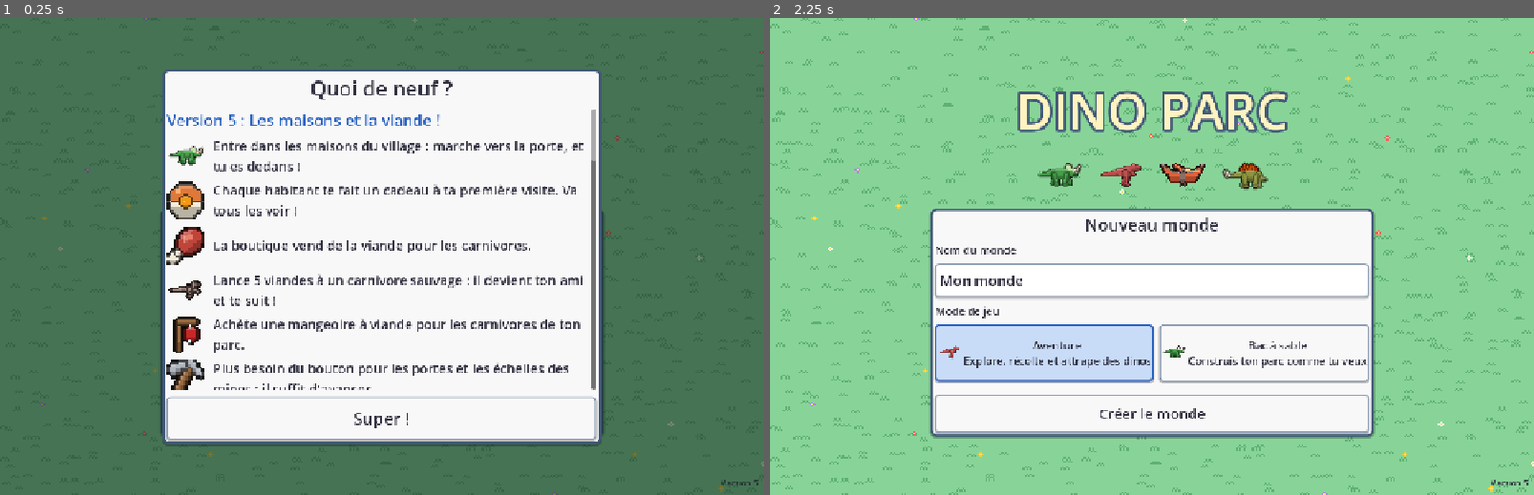
Above: before the commit, frames 1-2 (left to right).
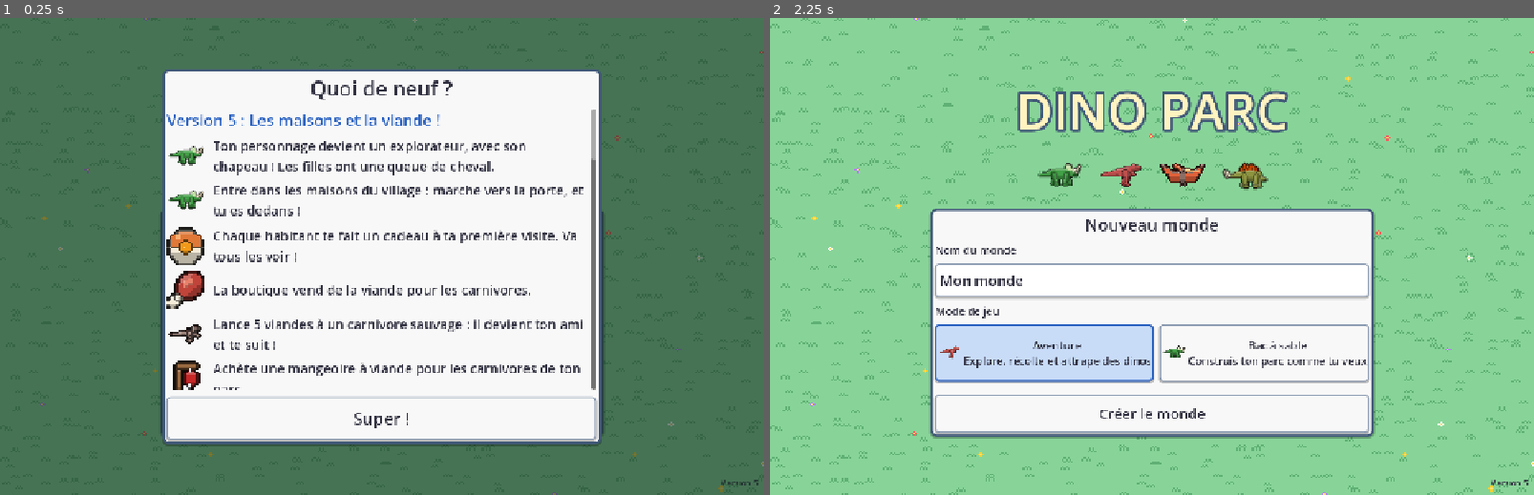
Above: after the commit, the same moments.

Repository: kevindjf/dino-parc
Game: Godot game, scene res://main.tscn
The game is run twice, just before and just after one commit, with the same random seed, the same clock (stepped at 60 frames per second) and the same inputs.
Inputs:
- Up to frame 1 (0.25 s): no input
- Up to frame 2 (2.25 s): click "Aventure Explore, récolte et …" at 0.5 s; click "Bac à sable Construis ton par…" at 1.25 s; click "Créer le monde" at 2 s

The runs differ from the first frame. In frame 1, 6.1% of the frame differs, in the area x 21-78%, y 25-78%; in frame 2, nothing differs.

Commit message:
feat: redraw the player as a little explorer with a bush hat
Bigger 16 x 24 pixel art in the style of the reference sheets: bush hat, shirt
with a pocket, shorts, white socks and red sneakers, 4 walking frames in each
direction, and a ponytail for the long style. The creator offers the hat colour
for everyone; old characters with a cap keep its colour on their hat.

Co-Authored-By: Claude Opus 5.5 (1M context) <noreply@anthropic.com>

Diff:
--- a/scripts/art.gd
+++ b/scripts/art.gd
@@ -858,6 +858,197 @@
 		if colors.get("style", "") == "long":
 			_stamp(image, Vector2i(0, 4), LONG_HAIR[direction], palette)
 		return ImageTexture.create_from_image(image))
+
+
+# --- The hero: a little explorer with a bush hat ------------------------------------------
+# Bigger than the other people (16 x 24 pixels, feet at the bottom center): a big head under a
+# bush hat, a shirt with a pocket, shorts, white socks and red sneakers, 4 walking frames.
+# colors: skin, hair, shirt, pants, hat, and style: "short" hair, or "long" (a ponytail).
+# Letters: o outline, H/h/K hat/brim/band, R/r hair, s/S skin, e eye, w white, m mouth, b blush,
+# B hair tie, c/C shirt, p/P shorts, k socks, n sneakers.
+
+const KHAKI := Color("a08a70")
+
+const HERO_SIDE_HEAD := [
+	"....oooooo......",
+	"...oHHHHHHoo....",
+	"..oHHHHHHHHHo...",
+	"..oHHHHHHHHHo...",
+	"..oKKKKKKKKKKo..",
+	".ohhhhhhhhhhhhho",
+	".ooRRRRRRssssoo.",
+	"..oRRRRRsswesso.",
+	"..oRRRRSsswesso.",
+	"..oRRRRRssssssso",
+	"...oRRRsssssmo..",
+	"....oooossssoo..",
+]
+
+const HERO_SIDE_ARMS := {
+	"hang": [".....occccco....", "....occcccco....", "....occCcCco....", "....occCcCco....", "....occcssco...."],
+	"front": [".....occccco....", "....occccccco...", "....occccoCcso..", "....occcco.osso.", "....occcco..oo.."],
+	"back": [".....occccco....", "...oocccccco....", "..osCoccccco....", ".osso.occcco....", "..oo..occcco...."],
+}
+
+const HERO_SIDE_SHORTS := [
+	"....opppppPo....",
+	"....opppppPo....",
+]
+
+const HERO_SIDE_LEGS := {
+	"together": [".....oso.oso....", ".....oko.oko....", ".....oko.oko....", ".....onnnonnno..", ".....oooooooo..."],
+	"apart": ["....oso..oso....", "...oso....oso...", "...oko....oko...", "..onnno...onnno.", "..ooooo...ooooo."],
+}
+
+# Seen from the front and the back: the left half, mirrored.
+
+const HERO_FRONT_HEAD := [
+	".....ooo",
+	"....oHHH",
+	"...oHHHH",
+	"...oHHHH",
+	"...oKKKK",
+	".ohhhhhh",
+	".ooRRRRR",
+	"..oRssss",
+	"..oRsess",
+	"..oRsess",
+	"..oRbssm",
+	"...oosss",
+]
+
+const HERO_BACK_HEAD := [
+	".....ooo",
+	"....oHHH",
+	"...oHHHH",
+	"...oHHHH",
+	"...oKKKK",
+	".ohhhhhh",
+	".ooRRRRR",
+	"..oRRRRR",
+	"..oRRRRR",
+	"..oRRRRR",
+	"..orRRRR",
+	"...oorrs",
+]
+
+const HERO_FRONT_BODY := [
+	"....ocCs",
+	"...occcc",
+	"..oCcccc",
+	"..oscccc",
+	"..osoccc",
+	"....oppp",
+	"....oppp",
+]
+
+const HERO_BACK_BODY := [
+	"....occc",
+	"...occcc",
+	"..oCcccc",
+	"..oscccc",
+	"..osoccc",
+	"....oppp",
+	"....oppp",
+]
+
+const HERO_LEGS := [
+	"....osso",
+	"....okko",
+	"....okko",
+	"...onnno",
+	"...ooooo",
+]
+
+# The ponytail ("long" style), drawn over the rest from a row ("." keeps what is there).
+
+const HERO_SIDE_TAIL := [
+	"..B.............",
+	"oRRo............",
+	"oRRo............",
+	"oRro............",
+	".oRo............",
+	"..o.............",
+]
+
+const HERO_FRONT_TAIL := [
+	"................",
+	".oRo........oRo.",
+	".oRo........oRo.",
+	".oRo........oRo.",
+	".oRo........oRo.",
+	"..o..........o..",
+]
+
+const HERO_BACK_TAIL := [
+	".......BB.......",
+	"......oRRo......",
+	"......oRRo......",
+	"......oRro......",
+	".......oo.......",
+	"................",
+]
+
+
+static func hero(direction: String, frame: int, colors: Dictionary) -> Texture2D:
+	frame = frame % 4
+	var key := "hero:%s:%d:%s" % [direction, frame, colors.values()]
+	return cached(key, func() -> Texture2D:
+		var long: bool = colors.get("style", "") == "long"
+		var rows: Array = []
+		if direction == "side":
+			rows = HERO_SIDE_HEAD + HERO_SIDE_ARMS[["hang", "front", "hang", "back"][frame]] + HERO_SIDE_SHORTS \
+				+ HERO_SIDE_LEGS["together" if frame % 2 == 0 else "apart"]
+			if long:
+				rows = _over(rows, 6, HERO_SIDE_TAIL)
+		else:
+			var front := direction == "down"
+			var legs := _mirror(HERO_LEGS)
+			# Walking towards us or away: one foot up, then the other.
+			if frame == 1:
+				legs = _lift(legs, 0)
+			elif frame == 3:
+				legs = _lift(legs, 8)
+			rows = _mirror(HERO_FRONT_HEAD if front else HERO_BACK_HEAD) + _mirror(HERO_FRONT_BODY if front else HERO_BACK_BODY) + legs
+			if long:
+				rows = _over(rows, 6, HERO_FRONT_TAIL) if front else _over(rows, 8, HERO_BACK_TAIL)
+		var hat: Color = colors.get("hat", KHAKI)
+		var palette := {
+			"o": OUTLINE, "H": hat, "h": hat.darkened(0.12), "K": hat.darkened(0.55),
+			"R": colors.hair, "r": colors.hair.darkened(0.25), "s": colors.skin, "S": colors.skin.darkened(0.2),
+			"e": Color("2a1a10"), "w": Color.WHITE, "m": Color("c0505a"), "b": Color("f4a0a0"), "B": Color("2a8adf"),
+			"c": colors.shirt, "C": colors.shirt.darkened(0.2), "p": colors.pants, "P": colors.pants.darkened(0.25),
+			"k": Color("f4f4f4"), "n": Color("e53935"),
+		}
+		var image := Image.create(16, 24, false, Image.FORMAT_RGBA8)
+		_stamp(image, Vector2i.ZERO, rows, palette)
+		return ImageTexture.create_from_image(image))
+
+
+static func _mirror(half: Array) -> Array:
+	return half.map(func(row: String) -> String: return row + row.reverse())
+
+
+# Draws `over` on `rows` from the row `top`; "." keeps what is there.
+static func _over(rows: Array, top: int, over: Array) -> Array:
+	rows = rows.duplicate()
+	for i in over.size():
+		var row: String = rows[top + i]
+		for x in over[i].length():
+			if over[i][x] != ".":
+				row[x] = over[i][x]
+		rows[top + i] = row
+	return rows
+
+
+# The leg in the 8 columns from `left` one pixel higher.
+static func _lift(legs: Array, left: int) -> Array:
+	var out := []
+	for y in legs.size():
+		var row: String = legs[y]
+		var below: String = legs[y + 1] if y + 1 < legs.size() else ".".repeat(16)
+		out.append(row.substr(0, left) + below.substr(left, 8) + row.substr(left + 8))
+	return out
 
 
 const RANGER := {"hair": Color("5a3a1a"), "skin": Color("f1c27d"), "shirt": Color("d8c080"), "pants": Color("6d5a3a"), "hat": Color("4f7a2a")}
--- a/scripts/creator.gd
+++ b/scripts/creator.gd
@@ -9,17 +9,16 @@
 
 const SKINS := ["ffdbac", "f1c27d", "e0ac69", "c68642", "8d5524"]
 const HAIRS := ["2a1a10", "5a3a1a", "a0602a", "e8c860", "c04020", "202020", "f0f0f0", "7050c0"]
-const CLOTHES := ["e53935", "fb8c00", "fdd835", "43a047", "1e88e5", "8e24aa", "ec407a", "f5f5f5", "37474f"]
-const PANTS := ["37474f", "3a5a9a", "6d5a3a", "2e7d32", "c62828"]
-const STYLES := [["short", "Courts"], ["long", "Longs"], ["cap", "Casquette"]]
+const CLOTHES := ["a08a70", "e53935", "fb8c00", "fdd835", "43a047", "1e88e5", "8e24aa", "ec407a", "f5f5f5", "37474f"]
+const PANTS := ["6d5a3a", "37474f", "3a5a9a", "2e7d32", "c62828"]
+const STYLES := [["short", "Courts"], ["long", "Queue de cheval"]]
 
 var look := {
-	"name": "", "skin": Color("f1c27d"), "hair": Color("5a3a1a"), "shirt": Color("e53935"),
-	"pants": Color("3a5a9a"), "style": "short", "cap": Color("1e88e5"),
+	"name": "", "skin": Color("f1c27d"), "hair": Color("5a3a1a"), "shirt": Color("a08a70"),
+	"pants": Color("6d5a3a"), "style": "short", "cap": Color("a08a70"),
 }
 var previews: Array[TextureRect] = []
 var name_edit: LineEdit
-var cap_row: Control
 var time := 0.0
 
 
@@ -79,9 +78,9 @@
 	_swatches(right, "Peau", SKINS, "skin")
 	_styles(right)
 	_swatches(right, "Cheveux", HAIRS, "hair")
-	cap_row = _swatches(right, "Casquette", CLOTHES, "cap")
-	_swatches(right, "T-shirt", CLOTHES, "shirt")
-	_swatches(right, "Pantalon", PANTS, "pants")
+	_swatches(right, "Chapeau", CLOTHES, "cap")
+	_swatches(right, "Chemise", CLOTHES, "shirt")
+	_swatches(right, "Short", PANTS, "pants")
 	var go := Button.new()
 	go.text = "C'est parti !"
 	go.custom_minimum_size = Vector2(0, 64)
@@ -146,34 +145,32 @@
 		button.button_group = group
 		button.focus_mode = Control.FOCUS_NONE
 		button.custom_minimum_size = Vector2(120, 48)
-		button.button_pressed = look.style == style[0]
+		button.button_pressed = look.style == style[0] or (look.style == "cap" and style[0] == "short")
 		button.pressed.connect(func() -> void:
 			look.style = style[0]
 			_update())
 		row.add_child(button)
 
 
-# The colours as the sprites expect them.
+# The colours as the sprites expect them. (Characters made before the explorer had a "cap"
+# style: they get short hair and a hat of their cap colour.)
 static func colors_of(data: Dictionary) -> Dictionary:
-	var colors := {"hair": data.hair, "skin": data.skin, "shirt": data.shirt, "pants": data.pants, "style": data.style}
-	if data.style == "cap":
-		colors.hat = data.cap
-	return colors
+	return {"hair": data.hair, "skin": data.skin, "shirt": data.shirt, "pants": data.pants,
+		"style": "long" if data.style == "long" else "short", "hat": data.get("cap", Art.KHAKI)}
 
 
 func _update() -> void:
-	cap_row.visible = look.style == "cap"
 	var colors := colors_of(look)
-	var frame := int(time * 3.0) % 2
-	previews[0].texture = Art.person("down", frame, colors)
-	previews[1].texture = Art.person("side", frame, colors)
-	previews[2].texture = Art.person("up", frame, colors)
+	var frame := int(time * 6.0) % 4
+	previews[0].texture = Art.hero("down", frame, colors)
+	previews[1].texture = Art.hero("side", frame, colors)
+	previews[2].texture = Art.hero("up", frame, colors)
 
 
 func _process(delta: float) -> void:
-	var before := int(time * 3.0)
+	var before := int(time * 6.0)
 	time += delta
-	if int(time * 3.0) != before:
+	if int(time * 6.0) != before:
 		_update()
 
 
--- a/scripts/news.gd
+++ b/scripts/news.gd
@@ -11,6 +11,7 @@
 		"version": 5,
 		"title": "Les maisons et la viande !",
 		"items": [
+			["dino:triceratops", "Ton personnage devient un explorateur, avec son chapeau ! Les filles ont une queue de cheval."],
 			["dino:triceratops", "Entre dans les maisons du village : marche vers la porte, et tu es dedans !"],
 			["capsule_copper", "Chaque habitant te fait un cadeau à ta première visite. Va tous les voir !"],
 			["meat", "La boutique vend de la viande pour les carnivores."],
--- a/scripts/player.gd
+++ b/scripts/player.gd
@@ -41,7 +41,7 @@
 	look = player_look
 	position = at
 	last_cell = cell()
-	sprite = Art.sprite(Art.person("down", 0, look), Vector2(6, 16))
+	sprite = Art.sprite(Art.hero("down", 0, look))
 	add_child(sprite)
 	tool_sprite = Art.sprite(Art.resource("axe"), Vector2(3, 14))
 	tool_sprite.scale = Vector2(0.75, 0.75)
@@ -183,7 +183,7 @@
 	mount.ride_moving = velocity.length() > 4.0
 	if absf(velocity.x) > 2.0:
 		mount.sprite.flip_h = velocity.x < 0.0
-	sprite.texture = Art.person("side", 0, look)
+	sprite.texture = Art.hero("side", 0, look)
 	sprite.flip_h = mount.sprite.flip_h
 	sprite.position = Vector2(0, -mount.seat_height() + 6)
 	# Always drawn over the saddle.
@@ -267,7 +267,7 @@
 	vehicle_sprite.flip_h = left
 	vehicle_sprite.offset = -Vector2(floorf(texture.get_width() / 2.0), texture.get_height())
 	vehicle_sprite.position = Vector2(0, -altitude)
-	sprite.texture = Art.person(direction, 0, look)
+	sprite.texture = Art.hero(direction, 0, look)
 	sprite.flip_h = left
 	sprite.visible = vehicle != "heli"
 	var back := 0.0 if direction != "side" else (2.0 if left else -2.0)
@@ -292,8 +292,8 @@
 	if facing.y != 0:
 		direction = "down" if facing.y > 0 else "up"
 	sprite.flip_h = facing == Vector2i.LEFT
-	var frame := int(travelled / 5.0) % 2 if velocity.length() > 4.0 else 0
-	sprite.texture = Art.person(direction, frame, look)
+	var frame := int(travelled / 4.0) % 4 if velocity.length() > 4.0 else 0
+	sprite.texture = Art.hero(direction, frame, look)
 
 	blink_time = maxf(blink_time - delta, 0.0)
 	sprite.visible = blink_time <= 0.0 or int(blink_time * 12.0) % 2 == 0
@@ -304,7 +304,7 @@
 		tool_sprite.texture = Art.resource(holding)
 		var side := -1.0 if facing == Vector2i.LEFT else 1.0
 		tool_sprite.flip_h = side < 0.0
-		tool_sprite.position = Vector2(5.0 * side, -5.0) if facing.x != 0 else Vector2(6, -4)
+		tool_sprite.position = Vector2(5.0 * side, -8.0) if facing.x != 0 else Vector2(7, -7)
 		tool_sprite.offset = Vector2(-13 if side < 0.0 else -3, -14)
 		tool_sprite.rotation = side * (-0.9 + 2.2 * (1.0 - swing / 0.25)) if swing > 0.0 else 0.0
 	# Draw the tool behind the character when it faces away.
Not shown, changed: README.md
